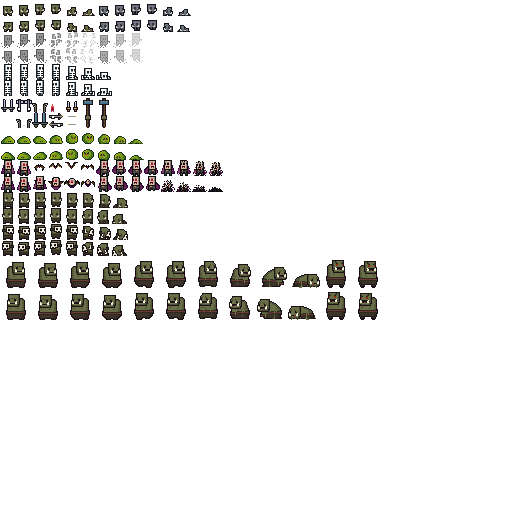
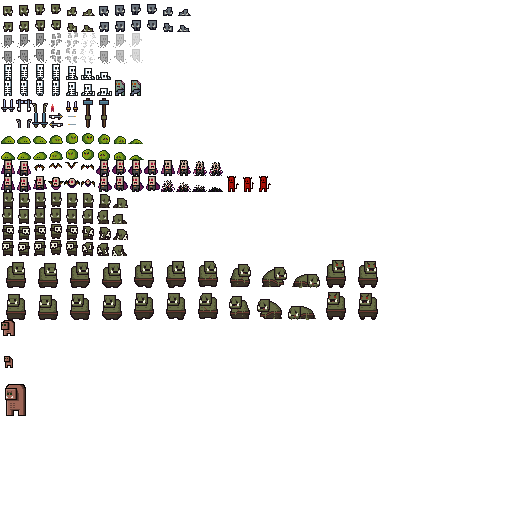
Revision of a layered 512 x 512 image; what changed, layer by layer:
added layer "2017-12-18_22.47.54.png" above "Lil' Divl" over [1, 320, 26, 416]
added layer "Lil' Divl" above "2017-12-12_17.35.26.png" over [227, 176, 271, 192]
added layer "2017-12-12_17.35.26.png" above "Hulking Urk" over [115, 80, 141, 96]
